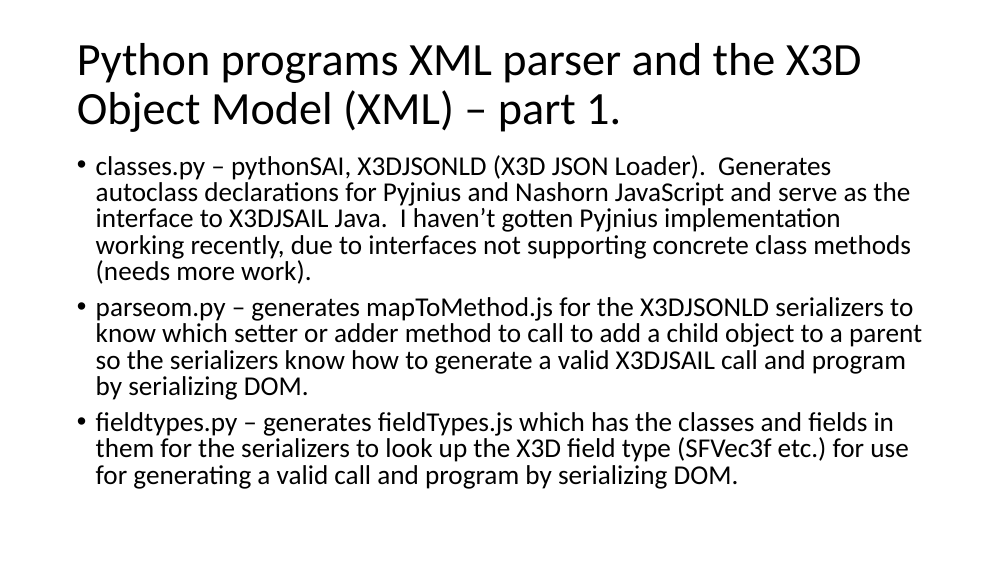
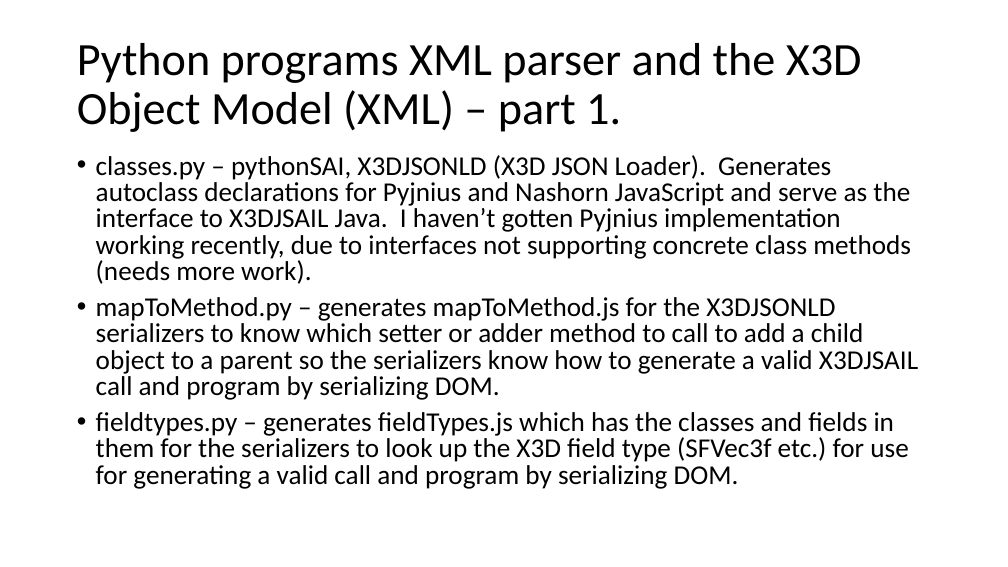
Before and after one commit to coderextreme/X3DJSONLD, a slide deck: slide 3 of doc/Reading_the_X3D_Object_Model_with_Python.pptx. Drawn at 1008x567 pixels with LibreOffice and Linux fonts; fonts in the diff are those of the drawing. Boxes give left, top, right and bottom in pixels: in the first picture for what was removed or moved away, otherwise in the second. Text is boxed around its words. In the diff, an @@ line names an element or a change of style, - is before the commit and + after.

Commit message:
Checked in powerpoint

```diff
--- a/doc/Reading_the_X3D_Object_Model_with_Python.pptx
+++ b/doc/Reading_the_X3D_Object_Model_with_Python.pptx
@@ text at <box>96,297,918,400</box>: text changed @@
-• parseom.py – generates mapToMethod.js for the X3DJSONLD serializers to know which setter or adder method to call to add a child object to a parent so the serializers know how to generate a valid X3DJSAIL call and program by serializing DOM.
+• mapToMethod.py – generates mapToMethod.js for the X3DJSONLD serializers to know which setter or adder method to call to add a child object to a parent so the serializers know how to generate a valid X3DJSAIL call and program by serializing DOM.
```
